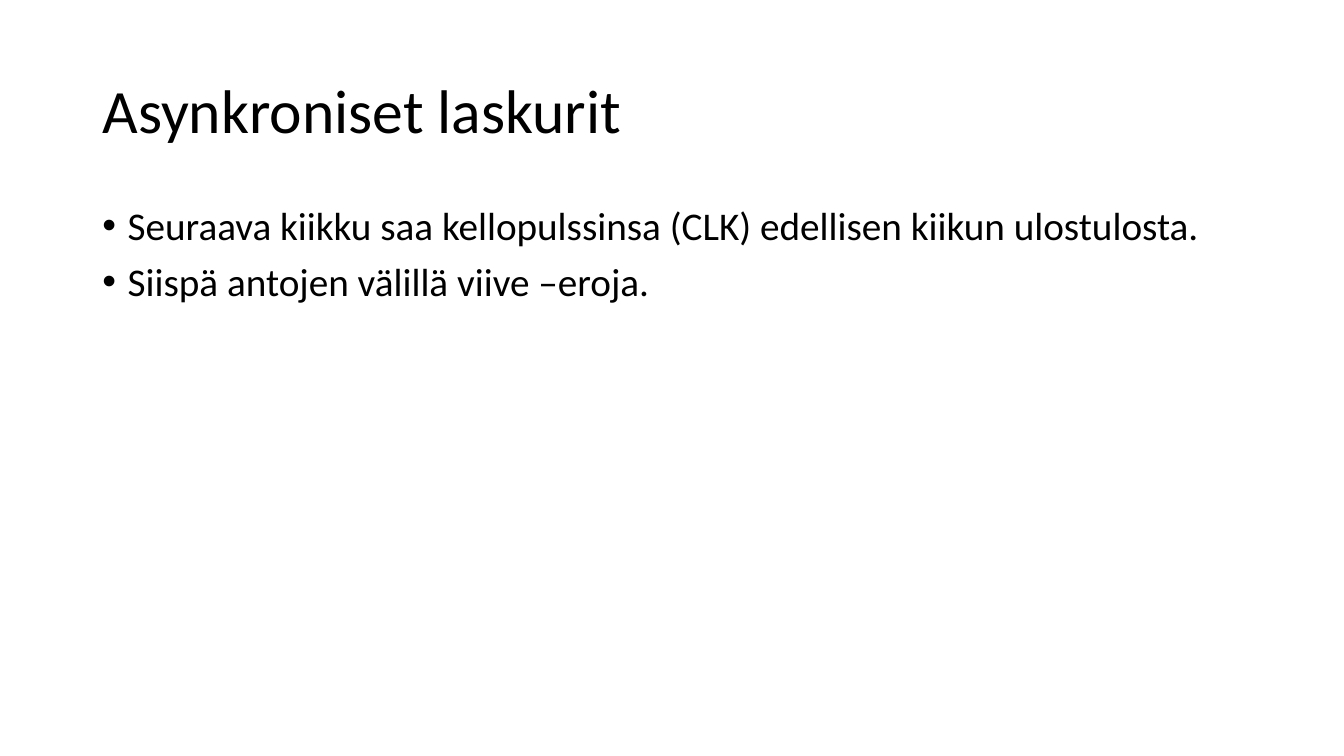
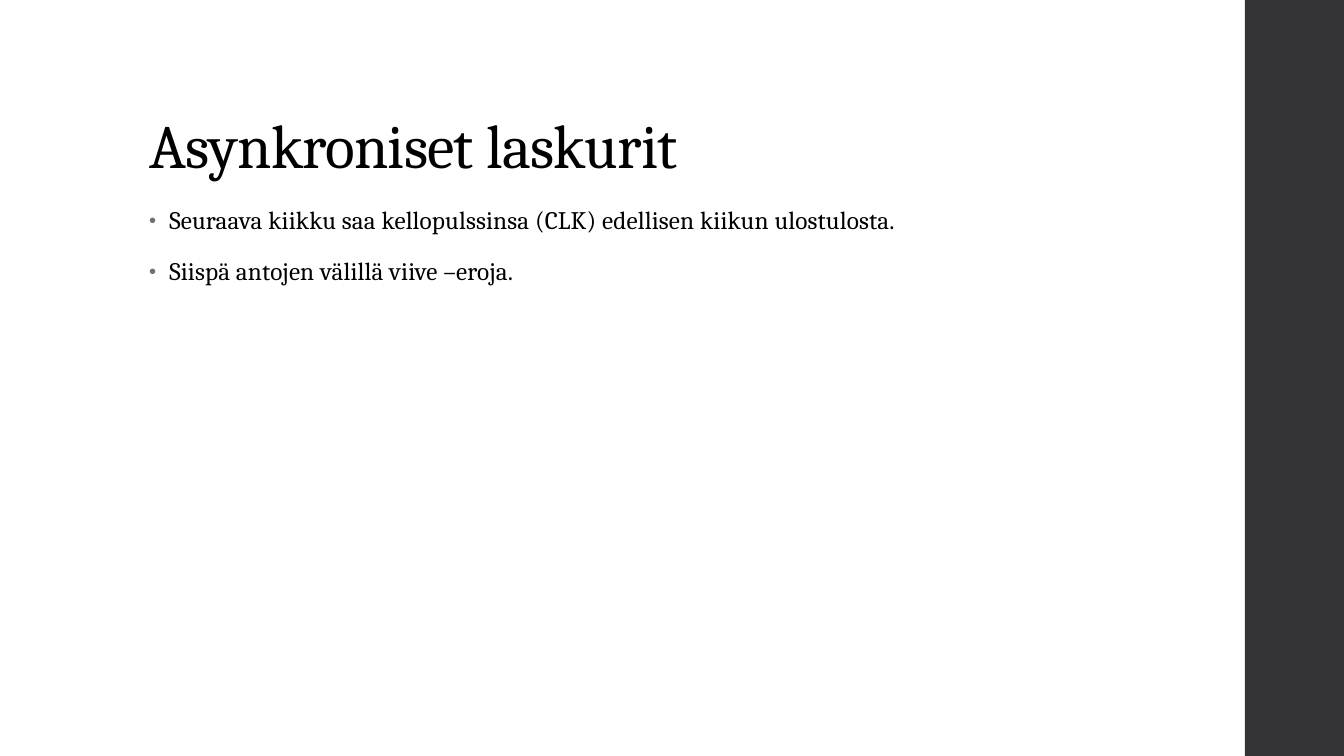
Before and after one commit to ArttuHeinonen/rekisteriLaskurit-digi2013, a slide deck: slide 5 of Rekisterit ja laskurit.pptx. Drawn at 1344x756 pixels with LibreOffice and Linux fonts; fonts in the diff are those of the drawing. Boxes give left, top, right and bottom in pixels: in the first picture for what was removed or moved away, otherwise in the second. Text is boxed around its words. In the diff, an @@ line names an element or a change of style, - is before the commit and + after.

Commit message:
Laskurit 1.1
Päivityksenä esimerkit

```diff
--- a/Rekisterit ja laskurit.pptx
+++ b/Rekisterit ja laskurit.pptx
@@ rectangle added at (x1=1245, y1=0, x2=1344, y2=756), fill #353537 @@
@@ title "Asynkroniset laskurit" moved from (x1=102, y1=90, x2=621, y2=143) to (x1=149, y1=125, x2=678, y2=181) @@
@@ title "Asynkroniset laskurit" at (x1=149, y1=125, x2=678, y2=181): font Calibri to Cambria, letter spacing 0 to -0.5 pt; vertical alignment middle to bottom @@
@@ text "Seuraava kiikku saa kellopulssinsa (CLK) ..." moved from (x1=128, y1=211, x2=1199, y2=303) to (x1=169, y1=211, x2=895, y2=286) @@
@@ text "Seuraava kiikku saa kellopulssinsa (CLK) ..." at (x1=169, y1=211, x2=895, y2=286): size 28 to 18 pt, font Calibri to Cambria, letter spacing 0 to 0.1 pt; indent changed; line spacing 0.9 to 0.95; more space between paragraphs @@
```
Also in this commit, not shown: 4 other slides changed, 3 slides added, 1 slide removed.
